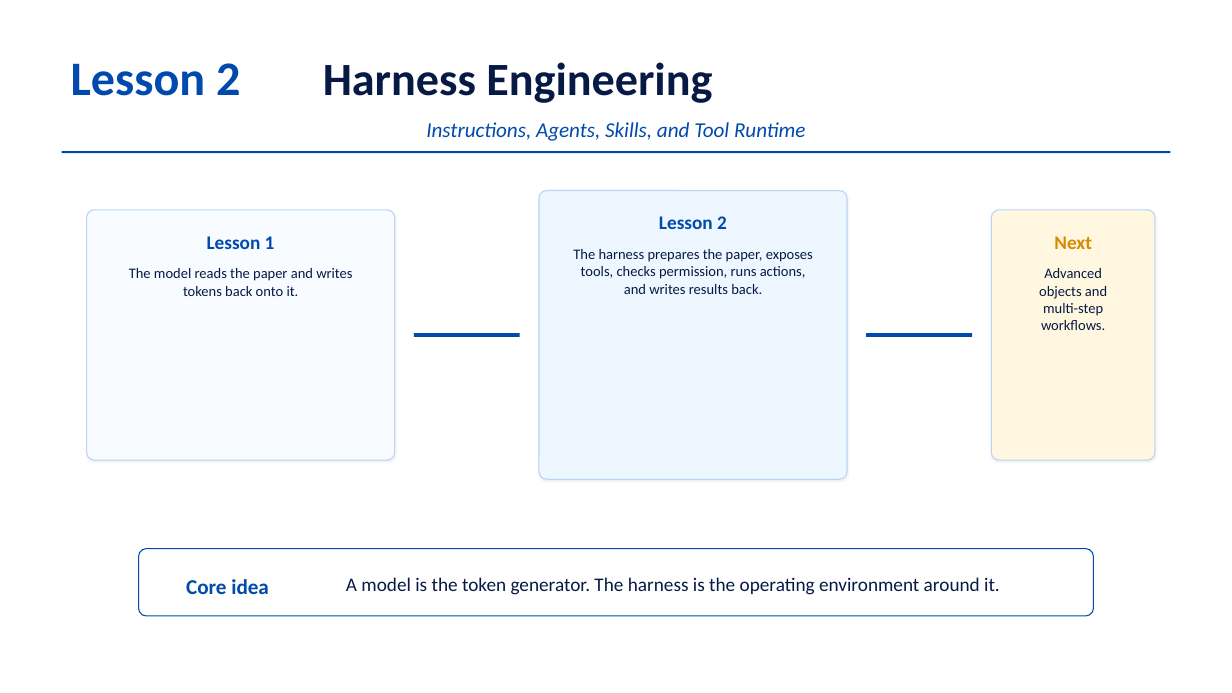
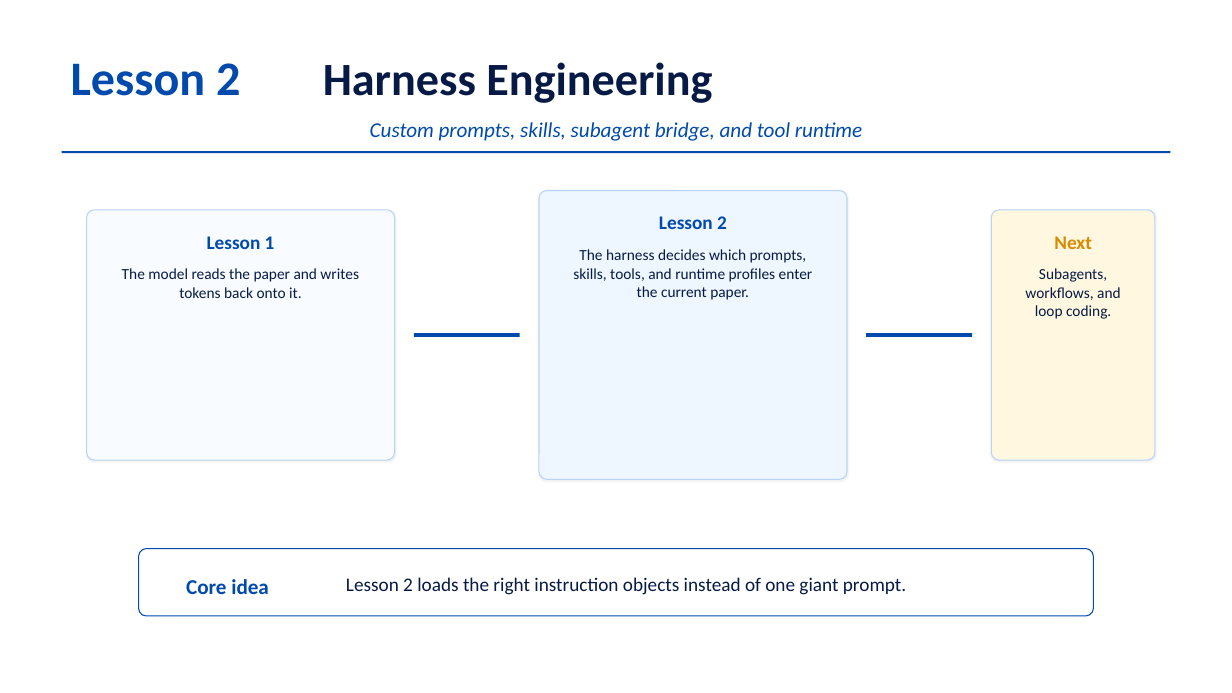
Before and after one commit to chinawrj/AIFing, a slide deck: slide 1 of decks/lesson-02-harness-engineering.pptx. Drawn at 1232x693 pixels with LibreOffice and Linux fonts; fonts in the diff are those of the drawing. Boxes give left, top, right and bottom in pixels: in the first picture for what was removed or moved away, otherwise in the second. Text is boxed around its words. In the diff, an @@ line names an element or a change of style, - is before the commit and + after.

Commit message:
Refine lesson 2 context loading strategy

```diff
--- a/decks/lesson-02-harness-engineering.pptx
+++ b/decks/lesson-02-harness-engineering.pptx
@@ text at [370,122,862,141]: text changed @@
-Instructions, Agents, Skills, and Tool Runtime
+Custom prompts, skills, subagent bridge, and tool runtime
@@ text "The model reads the paper ..." at [122,268,359,298]: size 11.2 to 12 pt @@
@@ text at [573,249,813,300]: text changed; size 11.2 to 12 pt @@
-The harness prepares the paper, exposes tools, checks permission, runs actions, and writes results back.
+The harness decides which prompts, skills, tools, and runtime profiles enter the current paper.
@@ text at [1025,268,1121,319]: text changed; size 11.2 to 12 pt @@
-Advanced objects and multi-step workflows.
+Subagents, workflows, and loop coding.
@@ text at [346,577,906,595]: text changed @@
-A model is the token generator. The harness is the operating environment around it.
+Lesson 2 loads the right instruction objects instead of one giant prompt.
```
Also in this commit, not shown: 5 other slides changed, 3 slides added, 3 slides removed, 15 other files.
